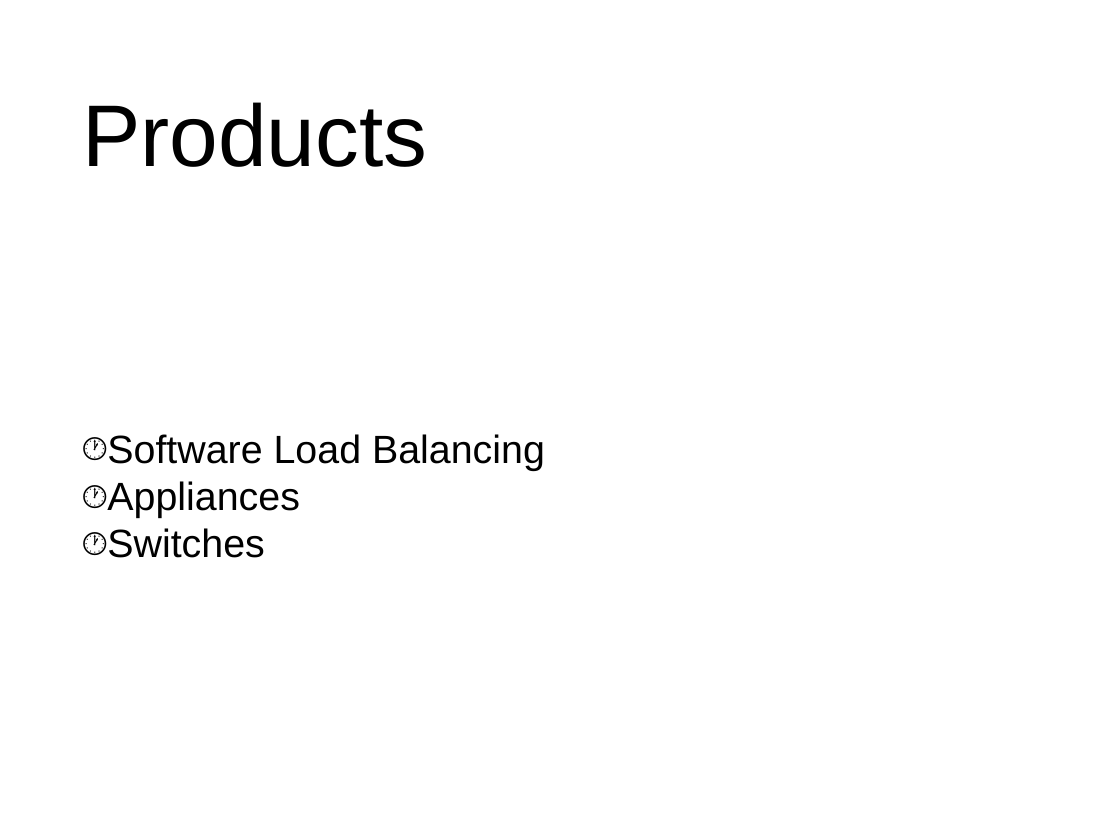
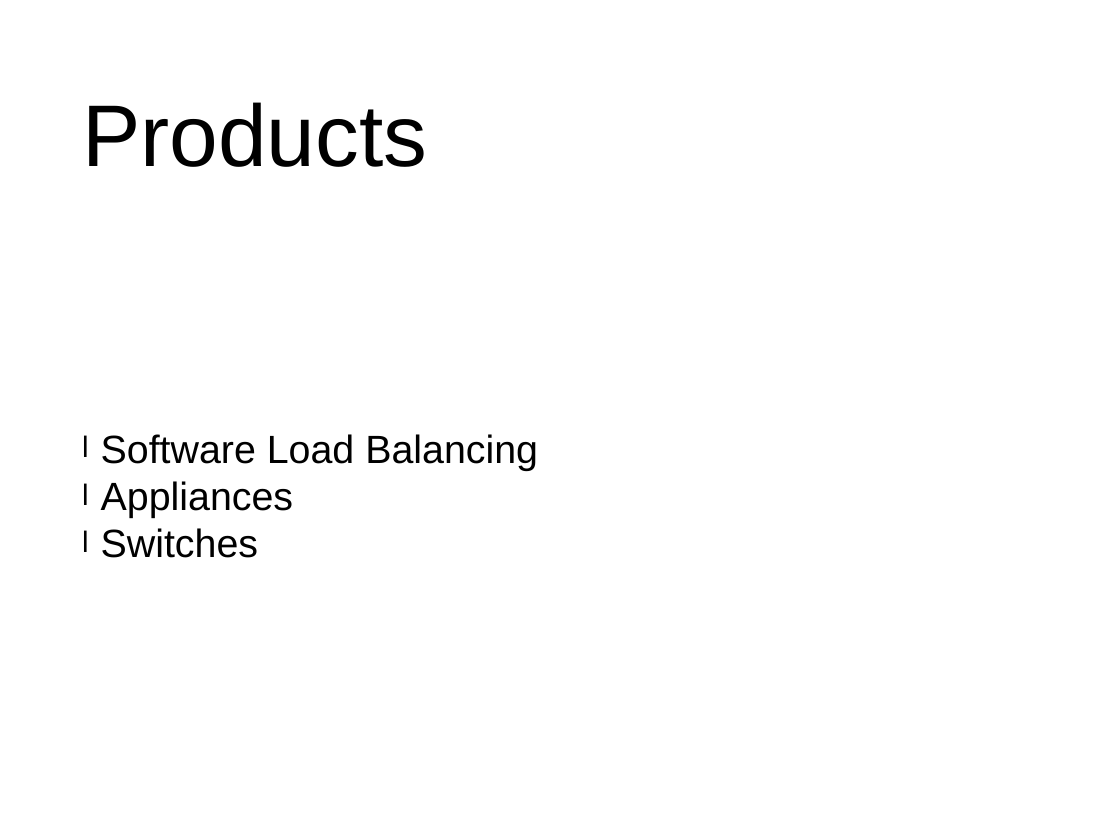
Before and after one commit to mhaidn-tgm/LoadBalancing, a slide deck: slide 3 of präsi.pptx. Drawn at 1120x840 pixels with LibreOffice and Linux fonts; fonts in the diff are those of the drawing. Boxes give left, top, right and bottom in pixels: in the first picture for what was removed or moved away, otherwise in the second. Text is boxed around its words. In the diff, an @@ line names an element or a change of style, - is before the commit and + after.

```diff
--- a/präsi.pptx
+++ b/präsi.pptx
@@ text "Software Load Balancing" at box(101, 434, 538, 558): bullet 🕐 to l @@
```
Also in this commit, not shown: 7 other slides changed, 6 slides added, 3 other files.
